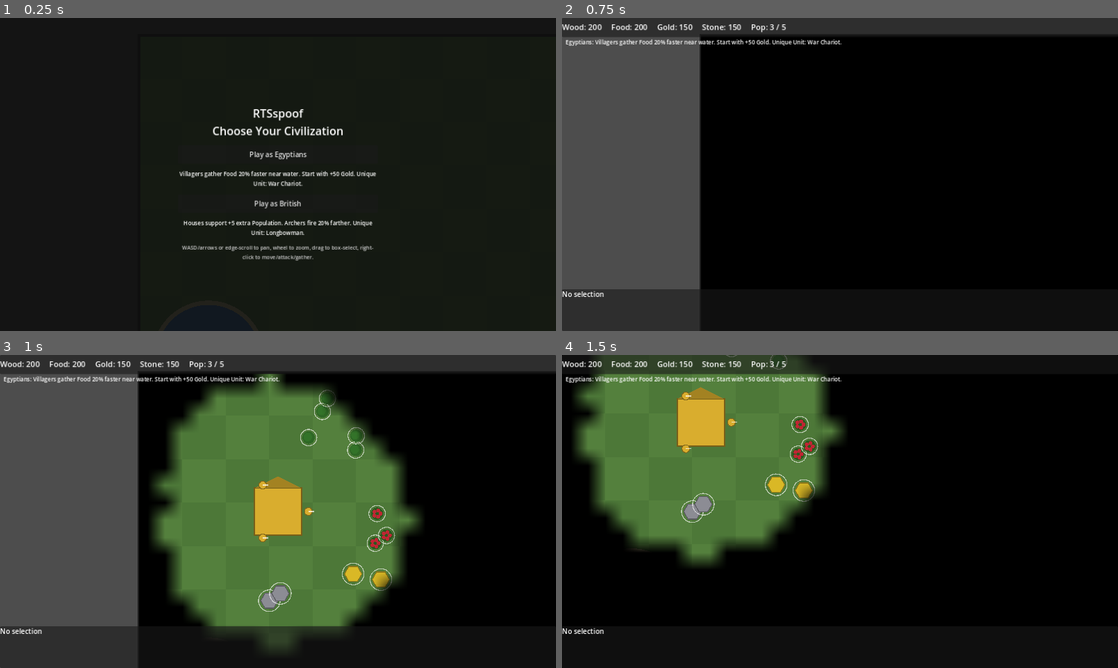
Above: before the commit, frames 1-4 (two rows, left to right).
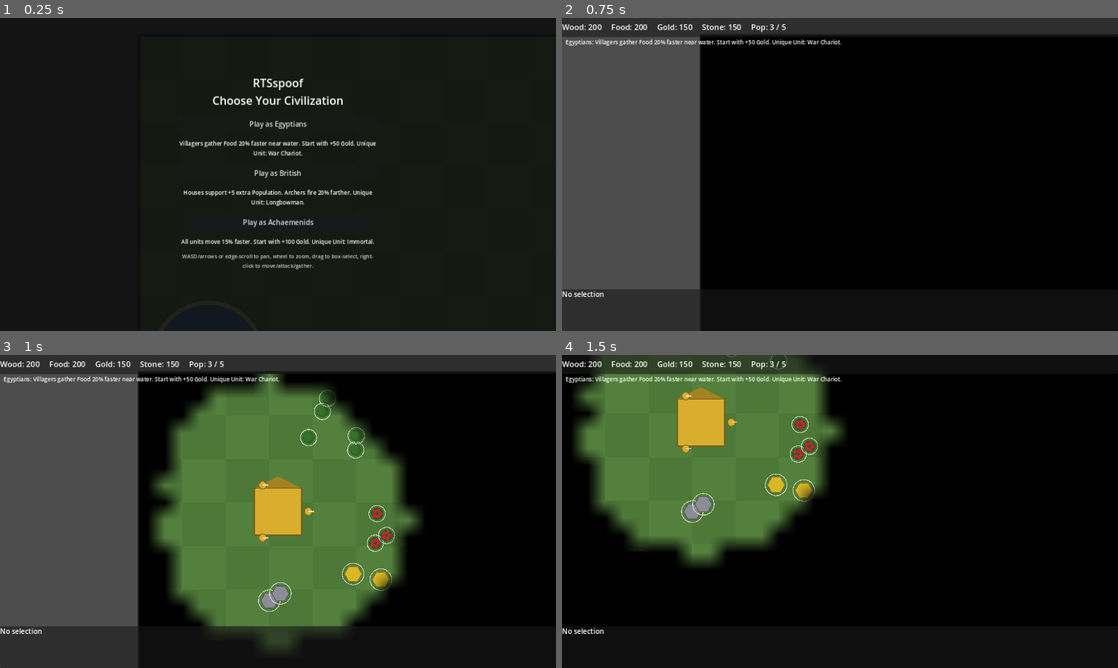
Above: after the commit, the same moments.

Repository: Golden-King05/RTSspoof
Game: Godot game, scene res://Main.tscn
The game is run twice, just before and just after one commit, with the same random seed, the same clock (stepped at 60 frames per second) and the same inputs.
Inputs (mouse positions are in pixels of both pictures, inside the frame that each line leads up to):
- Up to frame 1 (0.25 s): no input
- Up to frame 2 (0.75 s): click "Play as Egyptians" at 0.5 s
- Up to frame 3 (1 s): no input
- Up to frame 4 (1.5 s): tap Enter at 1.25 s; move the mouse to (962, 495) at 1.27 s; hold S (cam_down) from 1.28 s (still down); click (962, 495) at 1.42 s

The runs differ from the first frame. In frame 1, 4.4% of the frame differs, in the area x 32-68%, y 19-81%; in frame 2, nothing differs; in frame 3, nothing differs; in frame 4, nothing differs.

Commit message:
Add Achaemenids (Cyrus's Persia) as a third playable civilization
+15% move speed for all units and +100 starting Gold, with the
Immortal (elite heavy infantry) as their unique Barracks unit. AI
opponent civ pairing is now a random pick among the remaining civs
instead of assuming exactly two exist, and the civ-select screen
sizing was widened to comfortably fit a third option.

Co-Authored-By: Claude Sonnet 5 <noreply@anthropic.com>
Claude-Session: https://claude.ai/code/session_01WJRC2qEvqiYQPAt5hQkyBm

Diff:
--- a/autoload/GameData.gd
+++ b/autoload/GameData.gd
@@ -58,6 +58,15 @@
 		"cost": {"wood": 50, "gold": 40}, "train_time": 26.0, "pop_cost": 1,
 		"radius": 9.0, "vision_range": 190.0,
 		"gather_rate": 0.0, "carry_capacity": 0, "civ_only": "british",
+		"can_build": false, "can_gather": false,
+	},
+	"immortal": {
+		"display_name": "Immortal",
+		"max_hp": 60, "attack": 9, "armor": 2, "attack_range": 16.0,
+		"move_speed": 100.0, "attack_cooldown": 1.1, "is_ranged": false,
+		"cost": {"food": 70, "gold": 35}, "train_time": 24.0, "pop_cost": 1,
+		"radius": 11.0, "vision_range": 160.0,
+		"gather_rate": 0.0, "carry_capacity": 0, "civ_only": "achaemenid",
 		"can_build": false, "can_gather": false,
 	},
 }
@@ -116,6 +125,18 @@
 		"barracks_unique": true,
 		"bonus_text": "Houses support +5 extra Population. Archers fire 20% farther. Unique Unit: Longbowman.",
 	},
+	"achaemenid": {
+		"display_name": "Achaemenids",
+		"color": Color(0.55, 0.20, 0.60),
+		"gather_bonus": {},
+		"starting_bonus": {"gold": 100},
+		"house_pop_bonus": 0,
+		"ranged_range_bonus": 1.0,
+		"move_speed_bonus": 1.15,
+		"unique_unit": "immortal",
+		"barracks_unique": true,
+		"bonus_text": "All units move 15% faster. Start with +100 Gold. Unique Unit: Immortal.",
+	},
 }
 
 const RESOURCE_NODE_STATS := {
@@ -150,11 +171,16 @@
 	return CIV_DATA.get(civ_id, {})
 
 
-static func other_civ(civ_id: String) -> String:
+## Picks a random civ other than `civ_id`, for pairing the AI opponent
+## against the human's chosen civ (works regardless of how many are added).
+static func random_other_civ(civ_id: String) -> String:
+	var others: Array = []
 	for id in CIV_DATA.keys():
 		if id != civ_id:
-			return id
-	return civ_id
+			others.append(id)
+	if others.is_empty():
+		return civ_id
+	return others[randi() % others.size()]
 
 
 static func unit_available_for_civ(unit_type: String, civ_id: String) -> bool:
--- a/autoload/GameManager.gd
+++ b/autoload/GameManager.gd
@@ -20,7 +20,7 @@
 
 
 func start_match(human_civ: String) -> void:
-	var ai_civ: String = GameData.other_civ(human_civ)
+	var ai_civ: String = GameData.random_other_civ(human_civ)
 	players = []
 	players.append(PlayerState.new(HUMAN_ID, human_civ, false))
 	players.append(PlayerState.new(AI_ID, ai_civ, true))
--- a/core/PlayerState.gd
+++ b/core/PlayerState.gd
@@ -104,6 +104,11 @@
 	return civ.get("ranged_range_bonus", 1.0)
 
 
+func move_speed_multiplier() -> float:
+	var civ: Dictionary = civ_data()
+	return civ.get("move_speed_bonus", 1.0)
+
+
 func town_center() -> Node:
 	for b in buildings:
 		if is_instance_valid(b) and b.building_type == "town_center" and not b.under_construction:
--- a/entities/Unit.gd
+++ b/entities/Unit.gd
@@ -69,6 +69,8 @@
 	can_gather_flag = stats.get("can_gather", false)
 	if is_ranged and ps:
 		attack_range *= ps.range_multiplier()
+	if ps:
+		move_speed *= ps.move_speed_multiplier()
 
 	add_to_group("units")
 	add_to_group("player_%d_units" % player_id)
--- a/ui/CivSelect.gd
+++ b/ui/CivSelect.gd
@@ -1,6 +1,6 @@
 extends CanvasLayer
 class_name CivSelectScreen
-## Pre-match screen: pick Egyptians or British.
+## Pre-match screen: pick a civilization from GameData.CIV_DATA.
 
 signal civ_chosen(civ_id: String)
 
@@ -20,8 +20,8 @@
 	vbox.anchor_bottom = 0.5
 	vbox.offset_left = -230
 	vbox.offset_right = 230
-	vbox.offset_top = -160
-	vbox.offset_bottom = 160
+	vbox.offset_top = -230
+	vbox.offset_bottom = 230
 	vbox.add_theme_constant_override("separation", 14)
 	add_child(vbox)
 
Not shown, changed: README.md
